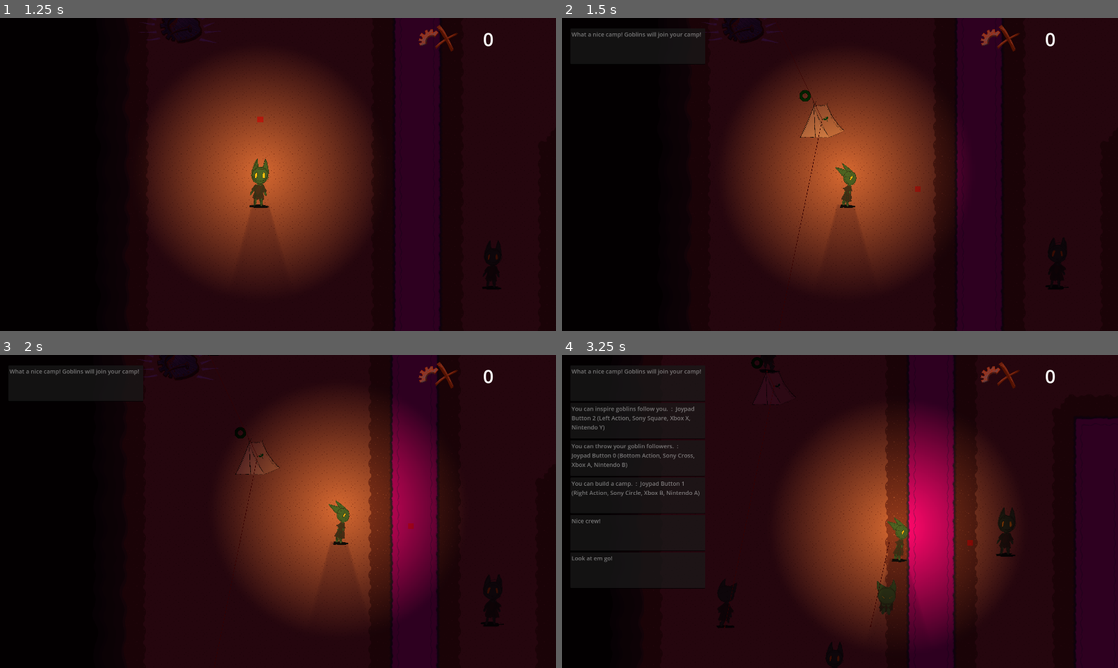
Above: before the commit, frames 1-4 (two rows, left to right).
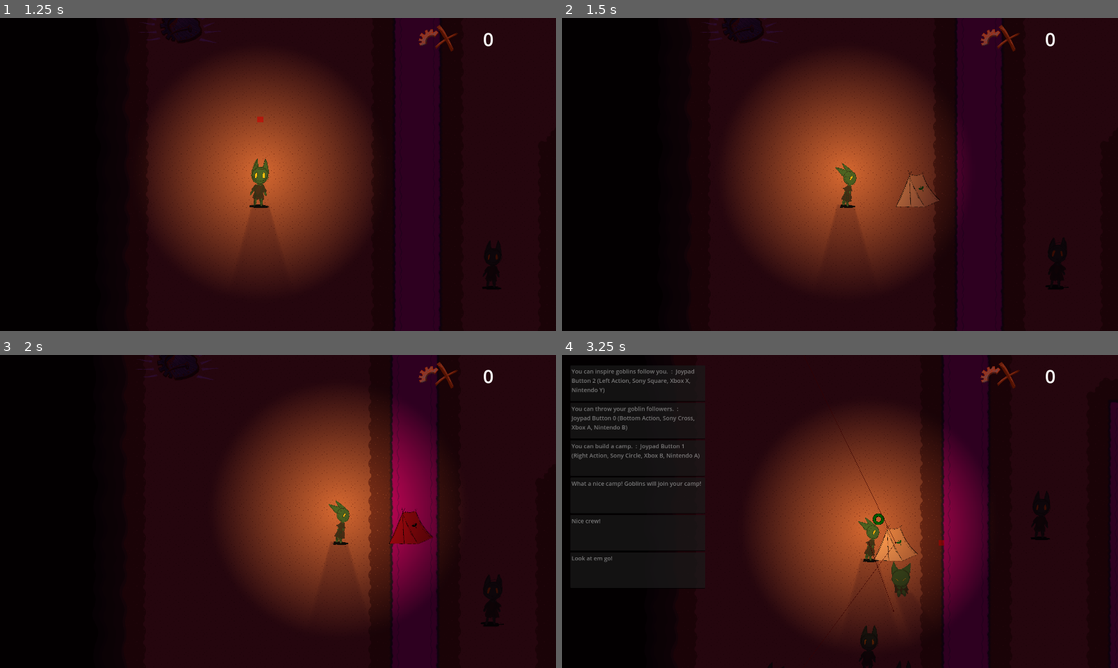
Above: after the commit, the same moments.

Repository: loteque/GoblinGame
Game: Godot game, scene res://main.tscn
The game is run twice, just before and just after one commit, with the same random seed, the same clock (stepped at 60 frames per second) and the same inputs.
Inputs (mouse positions are in pixels of both pictures, inside the frame that each line leads up to):
- Up to frame 1 (1.25 s): click "Play" at 0.5 s
- Up to frame 2 (1.5 s): move the mouse to (962, 158) at 1.27 s; hold D (right) from 1.28 s (still down); hold G (place) from 1.28 s (still down); click (962, 158) at 1.42 s
- Up to frame 3 (2 s): keep holding D (right); keep holding G (place); tap Space (throw) at 1.55 s
- Up to frame 4 (3.25 s): move the mouse to (728, 527) at 2.02 s; release D (right) at 2.03 s; release G (place) at 2.03 s; hold S (down) 2.03-2.78 s; tap Space (throw) at 2.1, 3.05 s; tap G (place) at 2.3 s; move the mouse to (895, 442) at 2.77 s; hold D (right) from 2.78 s (still down); hold Shift (call) from 2.78 s (still down)

Frame 1 is identical in both runs. In frame 2, 1.0% of the frame differs, in the area x 1-68%, y 4-77%; in frame 3, 0.9%; in frame 4, 28%, in the area x 1-100%, y 0-100%.

Commit message:
Show base preview before commiting
Closes #192

Diff:
--- a/project/PlayerCharacter.gd
+++ b/project/PlayerCharacter.gd
@@ -90,17 +90,19 @@
     update_body()
 
 func _input(event):
-    if event.is_action("place"):
-        base_placer.place(get_parent(), throw_target.global_transform.origin)
-
-        # tutorial
-        if tut_conn.connected():
-            if tut_conn.manager.is_tutorial_active():
-                tut_conn.manager.section_success.emit(
-                    tut_conn.manager.Section.BUILD_PROMPT,
-                    tut_conn.manager.Section.BUILD_RESPONSE,
-                    tut_conn
-                )
+    if event.is_action_pressed("place"):
+        if base_placer.is_previewing():
+            base_placer.place(get_parent(), throw_target.global_transform.origin)
+                    # tutorial
+            if tut_conn.connected():
+                if tut_conn.manager.is_tutorial_active():
+                    tut_conn.manager.section_success.emit(
+                        tut_conn.manager.Section.BUILD_PROMPT,
+                        tut_conn.manager.Section.BUILD_RESPONSE,
+                        tut_conn
+                    )
+        else:
+            base_placer.preview(throw_target)
 
     if event.is_action("place") and selected:
         if selected.is_in_group("Upgradable"):
--- a/project/base/base.gd
+++ b/project/base/base.gd
@@ -1,9 +1,6 @@
 extends StaticUnit
 
 class_name Base
-
-const ENEMY_BASE_TEXTURE = preload ("res://base/enemy-base-temp.png")
-const PLAYER_BASE_TEXTURE = preload ("res://base/base-temp.png")
 
 var Team = TeamManager.Team
 
@@ -13,6 +10,7 @@
 @onready var health_component = $HealthComponent
 @export var game_manager: GameManager
 @export var sfx_manager: SfxManager
+@onready var preview = $preview
 
 signal hurt
 signal died
@@ -28,16 +26,8 @@
     health_component.receive_attack(attack_obj)
     hurt.emit()
 
-func display_base_sprite():
-    if base_sprite:
-        if team == Team.PLAYER:
-            base_sprite.texture = PLAYER_BASE_TEXTURE
-        else:
-            base_sprite.texture = ENEMY_BASE_TEXTURE
-
 func _ready():
     sfx_manager.play_rand("build")
     died.connect(_on_died)
-    display_base_sprite()
     if spawner:
         spawner.team = team
--- a/project/base/base.tscn
+++ b/project/base/base.tscn
@@ -10,6 +10,7 @@
 [ext_resource type="Script" path="res://sfx_manager/sfx_manager.gd" id="8_4vgup"]
 [ext_resource type="AudioStream" uid="uid://bc8imry1mbcve" path="res://assets/audio/build1.wav" id="9_6c6ur"]
 [ext_resource type="AudioStream" uid="uid://csp4yed7uv34d" path="res://assets/audio/build2.wav" id="10_ma2c3"]
+[ext_resource type="Script" path="res://base/base_preview.gd" id="11_8ynoq"]
 
 [sub_resource type="ShaderMaterial" id="ShaderMaterial_ubkic"]
 shader = ExtResource("7_k3ig4")
@@ -31,7 +32,7 @@
 
 [node name="Base" type="StaticBody2D" node_paths=PackedStringArray("base_sprite", "sfx_manager") groups=["Base"]]
 script = ExtResource("1_eyfgn")
-base_sprite = NodePath("")
+base_sprite = NodePath("BaseSprite2")
 sfx_manager = NodePath("SfxManager")
 
 [node name="BaseDataUI" type="HBoxContainer" parent="."]
@@ -84,3 +85,18 @@
 script = ExtResource("8_4vgup")
 bank_names = Array[StringName]([&"build", &"empty", &"empty", &"empty", &"empty", &"empty", &"empty", &"empty"])
 bank_0 = Array[AudioStream]([ExtResource("9_6c6ur"), ExtResource("10_ma2c3")])
+
+[node name="preview" type="Area2D" parent="."]
+unique_name_in_owner = true
+visible = false
+script = ExtResource("11_8ynoq")
+
+[node name="CollisionShape2D" type="CollisionShape2D" parent="preview"]
+position = Vector2(1, 40)
+scale = Vector2(1, 0.5)
+shape = SubResource("CircleShape2D_m7b5u")
+
+[node name="BaseSprite2" type="Sprite2D" parent="preview"]
+z_index = 1
+texture = ExtResource("7_5x3oo")
+region_rect = Rect2(2144, 1088, 632, 488)
--- /dev/null
+++ b/project/base/base_preview.gd
@@ -0,0 +1,23 @@
+extends Area2D
+
+@onready var base_sprite_2 = $BaseSprite2
+
+var can_be_placed:= false:
+    get: return !has_overlapping_bodies()
+
+# Called when the node enters the scene tree for the first time.
+func _ready():
+    pass # Replace with function body.
+
+func show_as_invalid():
+    base_sprite_2.modulate = Color(Color.CRIMSON)
+
+func show_as_valid():
+    base_sprite_2.modulate = Color(Color.WHITE)
+
+# Called every frame. 'delta' is the elapsed time since the previous frame.
+func _process(delta):
+    if can_be_placed:
+        show_as_valid()
+    else:
+        show_as_invalid()
--- a/project/base_placer.gd
+++ b/project/base_placer.gd
@@ -4,13 +4,32 @@
 var game_manager: GameManager
 #var base = preload("res://static_unit.tscn").instantiate()
 var base = preload("res://base/base.tscn").instantiate()
+var preview_node: Node2D
+
+func is_previewing():
+    return preview_node != null
 
 func place(attachment_node: Node2D, position: Vector2):
-    if num_bases >= 1:
+    if !preview_node.can_be_placed:
+        return
+    if num_bases >= 1 and preview_node != null:
+        cancel_preview()
         attachment_node.add_child(base)
         base.global_transform.origin = position
         base.game_manager = game_manager
         num_bases = num_bases - 1
 
+func preview(attach_node: Node2D):
+    var preview_source = base.get_node("%preview")
+    preview_node = preview_source.duplicate()
+    preview_source.queue_free()
+    attach_node.add_child(preview_node)
+    preview_node.visible = true
+    preview_node.global_position = attach_node.global_position
+
+func cancel_preview():
+    preview_node.visible = false
+    preview_node.queue_free()
+
 func _init(max_bases: int):
     num_bases = max_bases
Not shown: 1 places in project/base/base.tscn that only renumber resources
Not shown: 1 places in project/player_character.tscn that only renumber resources
